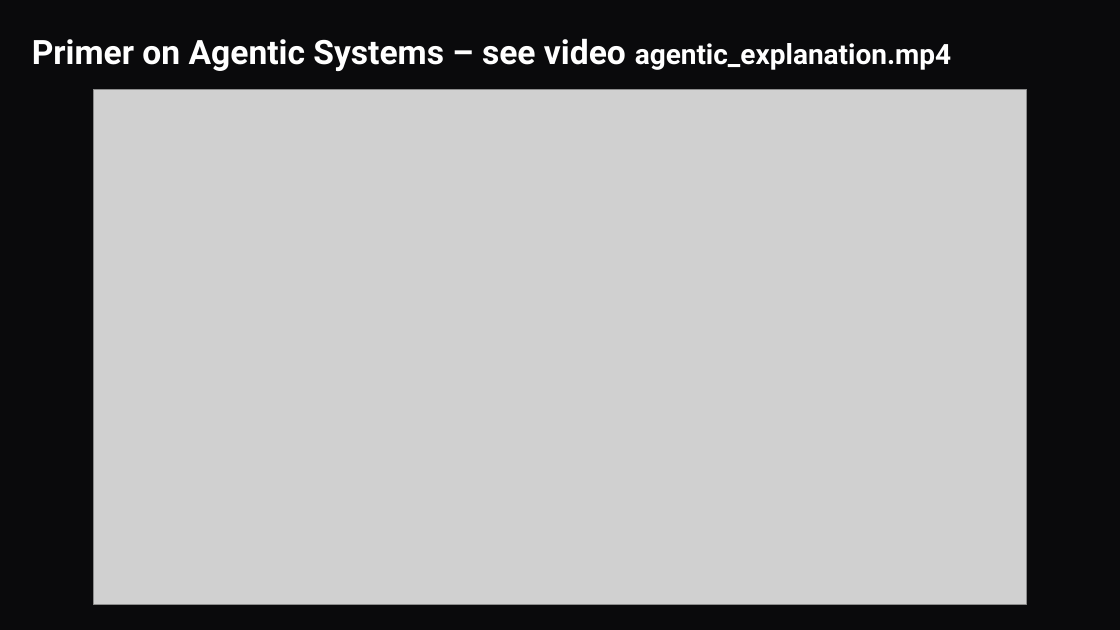
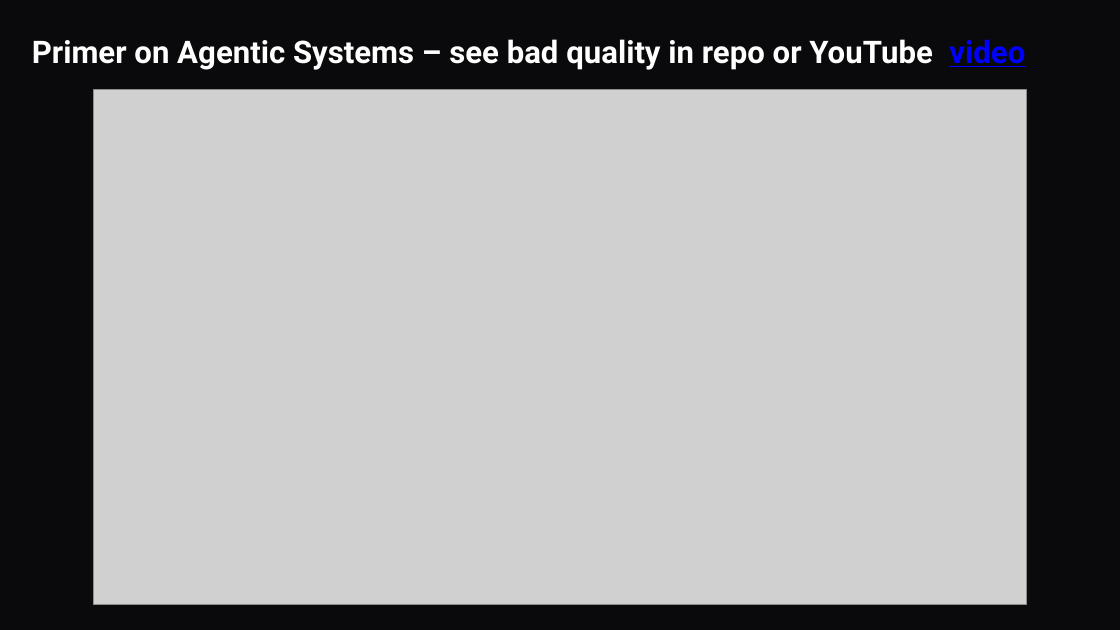
Before and after one commit to kwartler/GSERM_2025, a slide deck: slide 5 of lessons/Day5/A_Agents_LLMs.pptx. Drawn at 1120x630 pixels with LibreOffice and Linux fonts; fonts in the diff are those of the drawing; grey boxes stand for pictures. Boxes give left, top, right and bottom in pixels: in the first picture for what was removed or moved away, otherwise in the second. Text is boxed around its words. In the diff, an @@ line names an element or a change of style, - is before the commit and + after.

```diff
--- a/lessons/Day5/A_Agents_LLMs.pptx
+++ b/lessons/Day5/A_Agents_LLMs.pptx
@@ title at (32, 39, 1025, 70): text changed; size 21.6 to 20 pt @@
-Primer on Agentic Systems – see video agentic_explanation.mp4
+Primer on Agentic Systems – see bad quality in repo or YouTube video
```
Also in this commit, not shown: 3 other slides changed, 1 slide removed.
